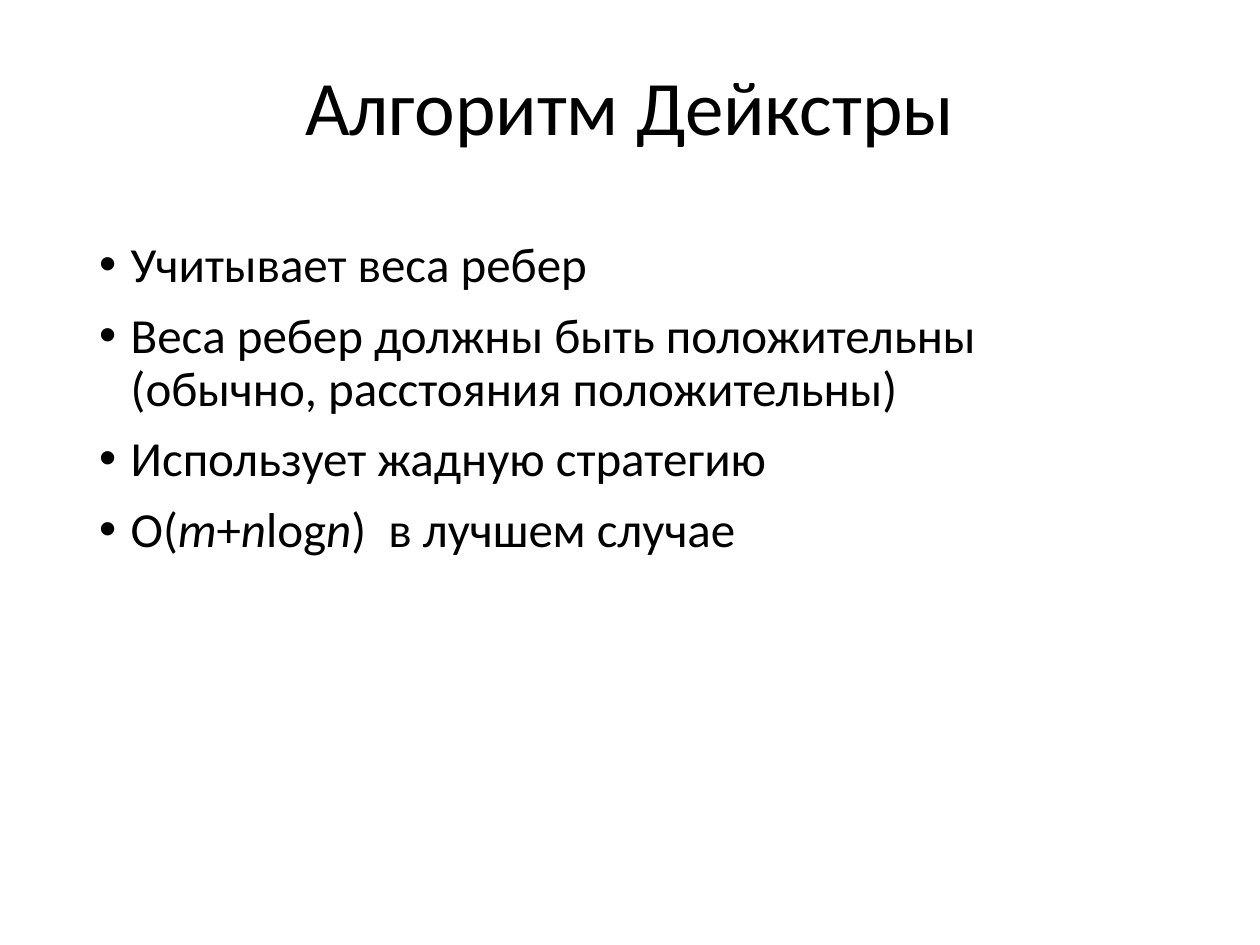
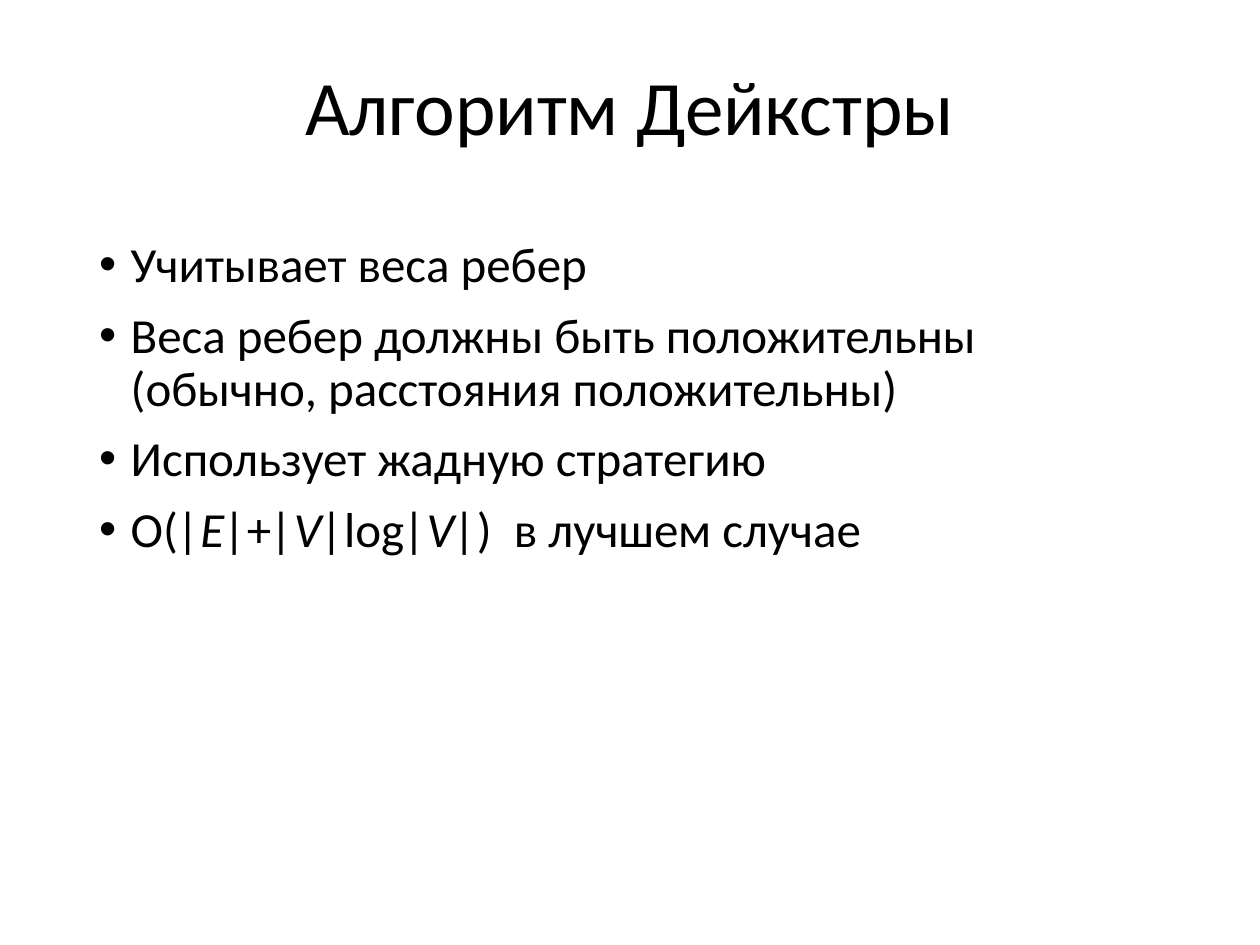
Before and after one commit to schadov/241m-lectures, a slide deck: slide 7 of Algorithms.pptx. Drawn at 1260x945 pixels with LibreOffice and Linux fonts; fonts in the diff are those of the drawing. Boxes give left, top, right and bottom in pixels: in the first picture for what was removed or moved away, otherwise in the second. Text is boxed around its words. In the diff, an @@ line names an element or a change of style, - is before the commit and + after.

```diff
--- a/Algorithms.pptx
+++ b/Algorithms.pptx
@@ text at [131,511,861,556]: text changed @@
-• O(m+nlogn) в лучшем случае
+• O(|E|+|V|log|V|) в лучшем случае
```
Also in this commit, not shown: 6 other slides changed, 6 slides added, 1 slide removed.
